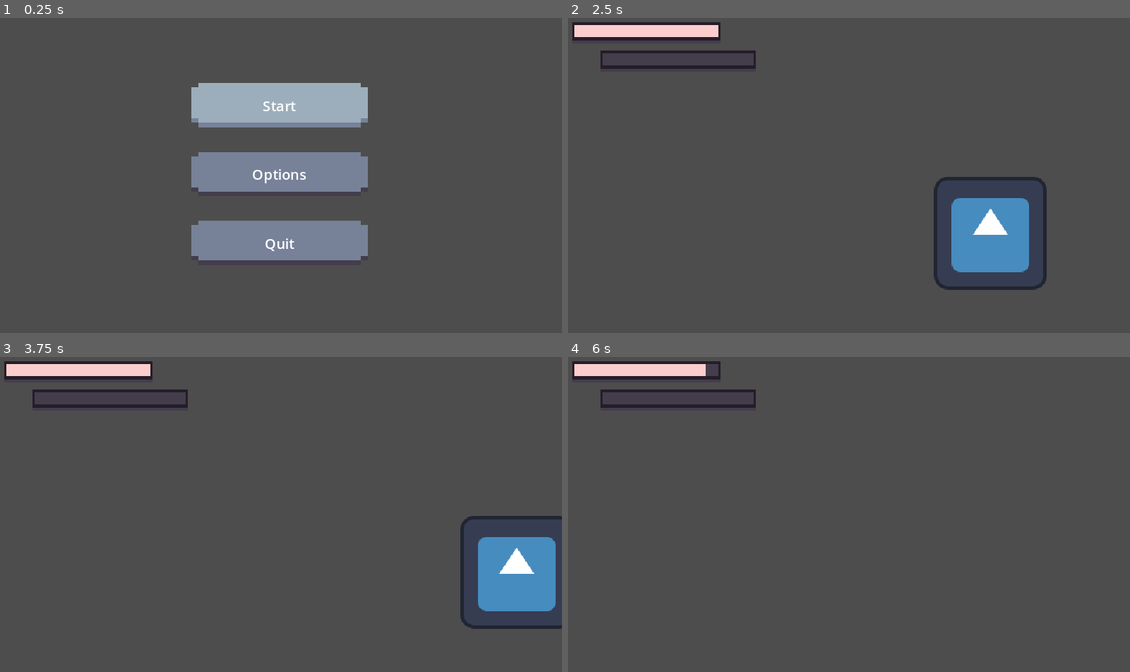
Above: before the commit, frames 1-4 (two rows, left to right).
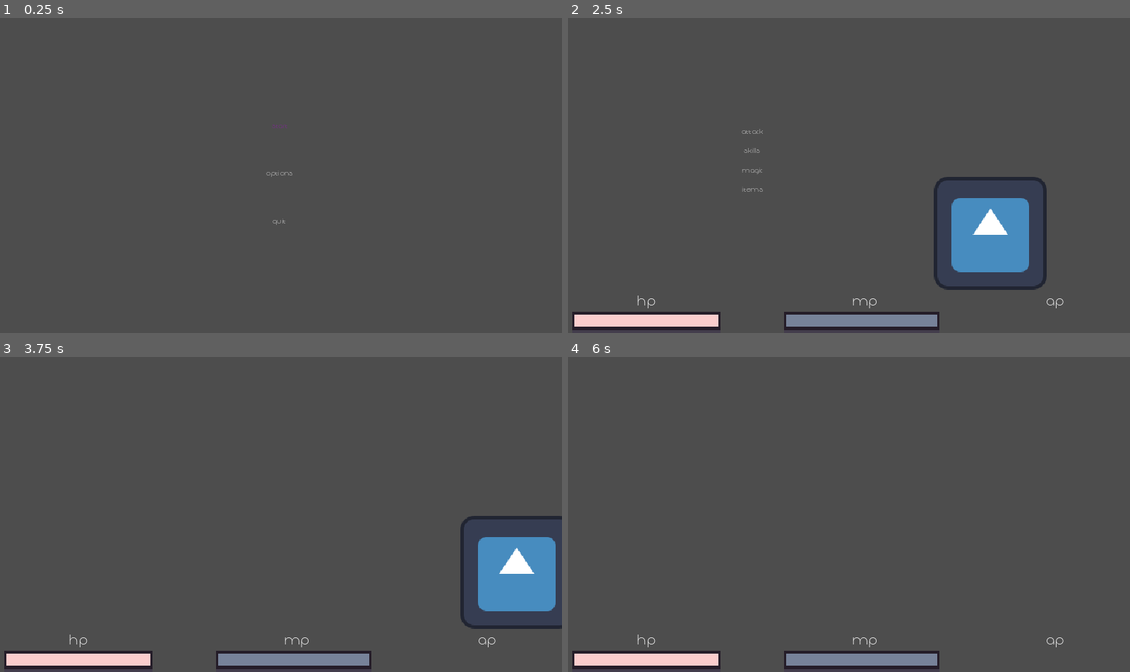
Above: after the commit, the same moments.

Repository: Dagethemage/GameOff2023
Game: Godot game, scene res://GUI/StartScreen.tscn
Two runs of this game, one before a commit and one after it. Both use one fixed random seed, a clock stepped at 60 frames per second and the inputs below. The engine's default icon, where the game draws it, is replaced by a stand-in: a white triangle on a blue panel in a dark square.
Inputs (mouse positions are in pixels of both pictures, inside the frame that each line leads up to):
- Up to frame 1 (0.25 s): no input
- Up to frame 2 (2.5 s): click "Options" at 0.5 s; click "Start" at 1.25 s; tap Enter at 2 s; hold D (right) from 2.03 s (still down)
- Up to frame 3 (3.75 s): release D (right) at 2.75 s; click (185, 470) at 2.75 s, where only the run after the commit has a clickable "Attack"; click (185, 489) at 3.5 s, where only the run after the commit has a clickable "Skills"
- Up to frame 4 (6 s): tap Space at 4.25, 5.75 s; hold Down (ui_down) 4.28-5.03 s; tap Enter at 5 s; hold D (right) 5.03-5.78 s; hold Up (ui_up) from 5.78 s (still down)

The runs differ from the first frame. In frame 1, 12% of the frame differs, in the area x 34-66%, y 20-77%; in frame 2, 5.4%; in frame 3, 5.4%; in frame 4, 5.3%.
Error after the commit: Attempt to call function 'grab_focus' in base 'null instance' on a null instance. (res://GUI/battle_gui.gd:27)

Commit message:
Battle GUI
Started Battle UI elements with controller and mk support

Diff:
--- a/GUI/StartScreen.gd
+++ b/GUI/StartScreen.gd
@@ -1,9 +1,8 @@
 extends CenterContainer
 
-@onready var start = $MarginContainer/VBoxContainer/Start
-@onready var options = $MarginContainer/VBoxContainer/Options
-@onready var quit = $MarginContainer/VBoxContainer/Quit
-
+@onready var start = $VBoxContainer/Start
+@onready var options = $VBoxContainer/Options
+@onready var quit = $VBoxContainer/Quit
 
 
 func _ready() -> void:
--- a/GUI/StartScreen.tscn
+++ b/GUI/StartScreen.tscn
@@ -1,9 +1,7 @@
-[gd_scene load_steps=5 format=3 uid="uid://ct0wa37i2j82m"]
+[gd_scene load_steps=3 format=3 uid="uid://ct0wa37i2j82m"]
 
 [ext_resource type="Script" path="res://GUI/StartScreen.gd" id="1_7u8xr"]
-[ext_resource type="Texture2D" uid="uid://dju68airlm6g0" path="res://GUI/Images/Button.png" id="2_n14qy"]
-[ext_resource type="Texture2D" uid="uid://7xvj8626hqbp" path="res://GUI/Images/Button_pressed.png" id="3_sqnmk"]
-[ext_resource type="Texture2D" uid="uid://dhe4x6syqtro" path="res://GUI/Images/Button_hover.png" id="4_mmh0w"]
+[ext_resource type="Theme" uid="uid://daemuuguf1eqs" path="res://GUI/Themes/ButtonTheme_BattleMenu.tres" id="2_mvr4u"]
 
 [node name="StartScreen" type="CenterContainer"]
 anchors_preset = 15
@@ -13,90 +11,26 @@
 grow_vertical = 2
 script = ExtResource("1_7u8xr")
 
-[node name="MarginContainer" type="MarginContainer" parent="."]
-custom_minimum_size = Vector2(200, 200)
+[node name="VBoxContainer" type="VBoxContainer" parent="."]
 layout_mode = 2
-theme_override_constants/margin_left = 0
 
-[node name="VBoxContainer" type="VBoxContainer" parent="MarginContainer"]
+[node name="Start" type="Button" parent="VBoxContainer"]
+custom_minimum_size = Vector2(100, 50)
 layout_mode = 2
-size_flags_vertical = 4
-theme_override_constants/separation = 28
+focus_neighbor_top = NodePath("../Quit")
+theme = ExtResource("2_mvr4u")
+text = "Start"
 
-[node name="Start" type="TextureButton" parent="MarginContainer/VBoxContainer"]
-custom_minimum_size = Vector2(50, 50)
+[node name="Options" type="Button" parent="VBoxContainer"]
+custom_minimum_size = Vector2(100, 50)
 layout_mode = 2
-texture_normal = ExtResource("2_n14qy")
-texture_pressed = ExtResource("3_sqnmk")
-texture_hover = ExtResource("4_mmh0w")
-texture_focused = ExtResource("4_mmh0w")
-stretch_mode = 0
+theme = ExtResource("2_mvr4u")
+text = "Options"
 
-[node name="Label" type="Label" parent="MarginContainer/VBoxContainer/Start"]
-layout_mode = 1
-anchors_preset = 8
-anchor_left = 0.5
-anchor_top = 0.5
-anchor_right = 0.5
-anchor_bottom = 0.5
-offset_left = -20.0
-offset_top = -11.5
-offset_right = 20.0
-offset_bottom = 11.5
-grow_horizontal = 2
-grow_vertical = 2
-text = "Start"
-horizontal_alignment = 1
-vertical_alignment = 1
-
-[node name="Options" type="TextureButton" parent="MarginContainer/VBoxContainer"]
-custom_minimum_size = Vector2(50, 50)
+[node name="Quit" type="Button" parent="VBoxContainer"]
+custom_minimum_size = Vector2(100, 50)
 layout_mode = 2
-texture_normal = ExtResource("2_n14qy")
-texture_pressed = ExtResource("3_sqnmk")
-texture_hover = ExtResource("4_mmh0w")
-texture_focused = ExtResource("4_mmh0w")
-stretch_mode = 0
-
-[node name="Label" type="Label" parent="MarginContainer/VBoxContainer/Options"]
-layout_mode = 1
-anchors_preset = 8
-anchor_left = 0.5
-anchor_top = 0.5
-anchor_right = 0.5
-anchor_bottom = 0.5
-offset_left = -20.0
-offset_top = -11.5
-offset_right = 20.0
-offset_bottom = 11.5
-grow_horizontal = 2
-grow_vertical = 2
-text = "Options"
-horizontal_alignment = 1
-vertical_alignment = 1
-
-[node name="Quit" type="TextureButton" parent="MarginContainer/VBoxContainer"]
-custom_minimum_size = Vector2(50, 50)
-layout_mode = 2
-texture_normal = ExtResource("2_n14qy")
-texture_pressed = ExtResource("3_sqnmk")
-texture_hover = ExtResource("4_mmh0w")
-texture_focused = ExtResource("4_mmh0w")
-stretch_mode = 0
-
-[node name="Label" type="Label" parent="MarginContainer/VBoxContainer/Quit"]
-layout_mode = 1
-anchors_preset = 8
-anchor_left = 0.5
-anchor_top = 0.5
-anchor_right = 0.5
-anchor_bottom = 0.5
-offset_left = -20.0
-offset_top = -11.5
-offset_right = 20.0
-offset_bottom = 11.5
-grow_horizontal = 2
-grow_vertical = 2
-text = "Quit"
-horizontal_alignment = 1
-vertical_alignment = 1
+focus_neighbor_bottom = NodePath("../Start")
+theme = ExtResource("2_mvr4u")
+text = "Quit
+"
--- /dev/null
+++ b/GUI/Themes/ButtonTheme_BattleMenu.tres
@@ -0,0 +1,41 @@
+[gd_resource type="Theme" load_steps=7 format=3 uid="uid://daemuuguf1eqs"]
+
+[ext_resource type="FontFile" uid="uid://b2np0hpau6njv" path="res://GUI/Fonts/Decomart FF 4F.ttf" id="1_0caut"]
+
+[sub_resource type="StyleBoxFlat" id="StyleBoxFlat_igkc5"]
+
+[sub_resource type="StyleBoxFlat" id="StyleBoxFlat_fgarh"]
+bg_color = Color(0.6, 0.6, 0.6, 0)
+
+[sub_resource type="StyleBoxFlat" id="StyleBoxFlat_r5u5n"]
+bg_color = Color(0.6, 0.6, 0.6, 0)
+
+[sub_resource type="StyleBoxFlat" id="StyleBoxFlat_bt6vf"]
+bg_color = Color(0.6, 0.6, 0.6, 0)
+
+[sub_resource type="StyleBoxFlat" id="StyleBoxFlat_ocqc6"]
+bg_color = Color(0.6, 0.6, 0.6, 0)
+
+[resource]
+Button/colors/font_color = Color(0.875, 0.875, 0.875, 1)
+Button/colors/font_disabled_color = Color(0.875, 0.875, 0.875, 0.5)
+Button/colors/font_focus_color = Color(0.526854, 0.135959, 0.620416, 1)
+Button/colors/font_hover_color = Color(0.52549, 0.137255, 0.619608, 1)
+Button/colors/font_hover_pressed_color = Color(0.526854, 0.135959, 0.620416, 1)
+Button/colors/font_outline_color = Color(1, 1, 1, 1)
+Button/colors/font_pressed_color = Color(0.746953, 0.313916, 0.857888, 1)
+Button/colors/icon_disabled_color = Color(1, 1, 1, 0.4)
+Button/colors/icon_focus_color = Color(1, 1, 1, 1)
+Button/colors/icon_hover_color = Color(1, 1, 1, 1)
+Button/colors/icon_hover_pressed_color = Color(1, 1, 1, 1)
+Button/colors/icon_normal_color = Color(1, 1, 1, 1)
+Button/colors/icon_pressed_color = Color(1, 1, 1, 1)
+Button/constants/h_separation = 2
+Button/constants/outline_size = 0
+Button/font_sizes/font_size = 8
+Button/fonts/font = ExtResource("1_0caut")
+Button/styles/disabled = SubResource("StyleBoxFlat_igkc5")
+Button/styles/focus = SubResource("StyleBoxFlat_fgarh")
+Button/styles/hover = SubResource("StyleBoxFlat_r5u5n")
+Button/styles/normal = SubResource("StyleBoxFlat_bt6vf")
+Button/styles/pressed = SubResource("StyleBoxFlat_ocqc6")
--- /dev/null
+++ b/GUI/Themes/ButtonTheme_Menu.tres
@@ -0,0 +1,41 @@
+[gd_resource type="Theme" load_steps=7 format=3 uid="uid://p3tp8x7cpghf"]
+
+[ext_resource type="FontFile" uid="uid://b2np0hpau6njv" path="res://GUI/Fonts/Decomart FF 4F.ttf" id="1_r6nd3"]
+
+[sub_resource type="StyleBoxFlat" id="StyleBoxFlat_igkc5"]
+
+[sub_resource type="StyleBoxFlat" id="StyleBoxFlat_fgarh"]
+bg_color = Color(0.6, 0.6, 0.6, 0)
+
+[sub_resource type="StyleBoxFlat" id="StyleBoxFlat_r5u5n"]
+bg_color = Color(0.6, 0.6, 0.6, 0)
+
+[sub_resource type="StyleBoxFlat" id="StyleBoxFlat_bt6vf"]
+bg_color = Color(0.6, 0.6, 0.6, 0)
+
+[sub_resource type="StyleBoxFlat" id="StyleBoxFlat_ocqc6"]
+bg_color = Color(0.6, 0.6, 0.6, 0)
+
+[resource]
+Button/colors/font_color = Color(0.875, 0.875, 0.875, 1)
+Button/colors/font_disabled_color = Color(0.875, 0.875, 0.875, 0.5)
+Button/colors/font_focus_color = Color(0.526854, 0.135959, 0.620416, 1)
+Button/colors/font_hover_color = Color(0.52549, 0.137255, 0.619608, 1)
+Button/colors/font_hover_pressed_color = Color(0.526854, 0.135959, 0.620416, 1)
+Button/colors/font_outline_color = Color(1, 1, 1, 1)
+Button/colors/font_pressed_color = Color(0.746953, 0.313916, 0.857888, 1)
+Button/colors/icon_disabled_color = Color(1, 1, 1, 0.4)
+Button/colors/icon_focus_color = Color(1, 1, 1, 1)
+Button/colors/icon_hover_color = Color(1, 1, 1, 1)
+Button/colors/icon_hover_pressed_color = Color(1, 1, 1, 1)
+Button/colors/icon_normal_color = Color(1, 1, 1, 1)
+Button/colors/icon_pressed_color = Color(1, 1, 1, 1)
+Button/constants/h_separation = 2
+Button/constants/outline_size = 0
+Button/font_sizes/font_size = 24
+Button/fonts/font = ExtResource("1_r6nd3")
+Button/styles/disabled = SubResource("StyleBoxFlat_igkc5")
+Button/styles/focus = SubResource("StyleBoxFlat_fgarh")
+Button/styles/hover = SubResource("StyleBoxFlat_r5u5n")
+Button/styles/normal = SubResource("StyleBoxFlat_bt6vf")
+Button/styles/pressed = SubResource("StyleBoxFlat_ocqc6")
--- /dev/null
+++ b/GUI/Themes/LabelTheme_Menu.tres
@@ -0,0 +1,6 @@
+[gd_resource type="Theme" load_steps=2 format=3 uid="uid://c7vd0gvkjsgvn"]
+
+[ext_resource type="FontFile" uid="uid://cdkb4n613auho" path="res://GUI/Fonts/Decomart FF 4F.otf" id="1_ci85n"]
+
+[resource]
+Label/fonts/font = ExtResource("1_ci85n")
--- /dev/null
+++ b/GUI/battle_gui.gd
@@ -0,0 +1,45 @@
+extends Control
+
+@onready var attack = $BattleMenu/Attack
+@onready var skills = $BattleMenu/Skills
+@onready var magic = $BattleMenu/Magic
+@onready var items = $BattleMenu/Items
+
+@onready var battle_menu = $BattleMenu
+@onready var skill_menu = $SkillMenu
+@onready var magic_menu = $MagicMenu
+@onready var items_menu = $ItemsMenu
+
+
+func _ready() -> void:
+	attack.grab_focus()
+	attack.pressed.connect(attack_button_pressed)
+	skills.pressed.connect(skills_button_pressed)
+	magic.pressed.connect(magic_button_pressed)
+	items.pressed.connect(items_button_pressed)
+
+func attack_button_pressed():
+	pass
+
+func skills_button_pressed():
+	battle_menu.hide()
+	skill_menu.show()
+	skill_menu.get_child(0).grab_focus()
+
+func magic_button_pressed():
+	battle_menu.hide()
+	magic_menu.show()
+	magic_menu.get_child(0).grab_focus()
+
+func items_button_pressed():
+	battle_menu.hide()
+	items_menu.show()
+	items_menu.get_child(0).grab_focus()
+
+func _unhandled_input(event):
+	if Input.is_action_just_pressed("Back"):
+		battle_menu.show()
+		attack.grab_focus()
+		skill_menu.hide()
+		magic_menu.hide()
+		items_menu.hide()
--- /dev/null
+++ b/GUI/battle_gui.tscn
@@ -0,0 +1,62 @@
+[gd_scene load_steps=3 format=3 uid="uid://dag6sy5os3vgu"]
+
+[ext_resource type="Script" path="res://GUI/battle_gui.gd" id="1_14ncc"]
+[ext_resource type="Theme" uid="uid://daemuuguf1eqs" path="res://GUI/Themes/ButtonTheme_BattleMenu.tres" id="1_bcw7p"]
+
+[node name="BattleGUI" type="Control"]
+layout_mode = 3
+anchors_preset = 0
+script = ExtResource("1_14ncc")
+
+[node name="BattleMenu" type="VBoxContainer" parent="."]
+layout_mode = 1
+offset_right = 40.0
+offset_bottom = 71.0
+focus_neighbor_right = NodePath("../SkillMenu")
+theme_override_constants/separation = 13
+
+[node name="Attack" type="Button" parent="BattleMenu"]
+layout_mode = 2
+focus_neighbor_top = NodePath("../Items")
+theme = ExtResource("1_bcw7p")
+text = "Attack"
+
+[node name="Skills" type="Button" parent="BattleMenu"]
+layout_mode = 2
+theme = ExtResource("1_bcw7p")
+text = "Skills"
+
+[node name="Magic" type="Button" parent="BattleMenu"]
+layout_mode = 2
+theme = ExtResource("1_bcw7p")
+text = "Magic"
+
+[node name="Items" type="Button" parent="BattleMenu"]
+layout_mode = 2
+focus_neighbor_bottom = NodePath("../Attack")
+theme = ExtResource("1_bcw7p")
+text = "Items"
+
+[node name="SkillMenu" type="VBoxContainer" parent="."]
+visible = false
+layout_mode = 0
+offset_left = 56.0
+offset_top = 16.0
+offset_right = 96.0
+offset_bottom = 56.0
+
+[node name="MagicMenu" type="VBoxContainer" parent="."]
+visible = false
+layout_mode = 0
+offset_left = 56.0
+offset_top = 40.0
+offset_right = 96.0
+offset_bottom = 84.0
+
+[node name="ItemsMenu" type="VBoxContainer" parent="."]
+visible = false
+layout_mode = 0
+offset_left = 56.0
+offset_top = 64.0
+offset_right = 96.0
+offset_bottom = 108.0
--- a/GUI/gui.gd
+++ b/GUI/gui.gd
@@ -1,27 +1,22 @@
 extends Control
 
 @onready var health_bar = $HealthBar
+@onready var mana_bar = $ManaBar
 
 @onready var stats = preload("res://Resource/PlayerStats.tres")
 
 func _ready() -> void:
 	stats.health_changed.connect(health_changed)
-#	stats.mp_changed.connect(mp_changed)
+	stats.mp_changed.connect(mp_changed)
 #	stats.ap_changed.connect(ap_changed)
 	print(stats.health)
-
-func _unhandled_input(event):
-	if Input.is_action_pressed("ui_down"):
-		stats.health -= 10
-		print(stats.health)
-	if Input.is_action_pressed("ui_up"):
-		stats.health += 10
+	print(stats.mp)
 
 func health_changed(value):
 	health_bar.value = stats.health
 
-#func mp_changed(value):
-#	pass
+func mp_changed(value):
+	mana_bar.value = stats.mp
 #
 #func ap_changed(value):
 #	pass
--- a/GUI/gui.tscn
+++ b/GUI/gui.tscn
@@ -1,10 +1,12 @@
-[gd_scene load_steps=6 format=3 uid="uid://bsj0iwhew8d0p"]
+[gd_scene load_steps=8 format=3 uid="uid://qeyk1hye3q8y"]
 
 [ext_resource type="Texture2D" uid="uid://c0ws7orrttowm" path="res://GUI/Images/HealthBar Background.png" id="1_kthr5"]
 [ext_resource type="Script" path="res://GUI/gui.gd" id="1_o5dg7"]
 [ext_resource type="Texture2D" uid="uid://d0x51sovxntid" path="res://GUI/Images/HealthBar Foreground.png" id="2_rpuxn"]
 [ext_resource type="Texture2D" uid="uid://cccvm46luyq5e" path="res://GUI/Images/FlameBar Fill.png" id="3_1pf12"]
 [ext_resource type="Texture2D" uid="uid://c6i61mse0mds8" path="res://GUI/Images/HealthBarFill.png" id="4_6kk85"]
+[ext_resource type="Theme" uid="uid://c7vd0gvkjsgvn" path="res://GUI/Themes/LabelTheme_Menu.tres" id="6_sscue"]
+[ext_resource type="PackedScene" uid="uid://dag6sy5os3vgu" path="res://GUI/battle_gui.tscn" id="7_pwbbo"]
 
 [node name="GUI" type="CanvasLayer"]
 
@@ -14,24 +16,70 @@
 offset_right = 40.0
 offset_bottom = 40.0
 script = ExtResource("1_o5dg7")
+metadata/_edit_lock_ = true
 
 [node name="HealthBar" type="TextureProgressBar" parent="Control"]
+layout_mode = 0
 offset_left = 8.0
-offset_top = 8.0
+offset_top = 336.0
 offset_right = 176.0
-offset_bottom = 32.0
+offset_bottom = 360.0
 value = 100.0
 nine_patch_stretch = true
 texture_under = ExtResource("1_kthr5")
 texture_over = ExtResource("2_rpuxn")
 texture_progress = ExtResource("3_1pf12")
+metadata/_edit_lock_ = true
+
+[node name="HPLabel" type="Label" parent="Control/HealthBar"]
+layout_mode = 0
+offset_left = 64.0
+offset_top = -24.0
+offset_right = 104.0
+offset_bottom = 2.0
+theme = ExtResource("6_sscue")
+text = "HP"
+horizontal_alignment = 1
+vertical_alignment = 1
 
 [node name="ManaBar" type="TextureProgressBar" parent="Control"]
-offset_left = 40.0
-offset_top = 40.0
-offset_right = 216.0
-offset_bottom = 64.0
+layout_mode = 0
+offset_left = 248.0
+offset_top = 336.0
+offset_right = 424.0
+offset_bottom = 360.0
+value = 100.0
 nine_patch_stretch = true
 texture_under = ExtResource("1_kthr5")
 texture_over = ExtResource("2_rpuxn")
 texture_progress = ExtResource("4_6kk85")
+metadata/_edit_lock_ = true
+
+[node name="MPLabel" type="Label" parent="Control/ManaBar"]
+layout_mode = 0
+offset_left = 72.0
+offset_top = -24.0
+offset_right = 112.0
+offset_bottom = 2.0
+theme = ExtResource("6_sscue")
+text = "MP"
+horizontal_alignment = 1
+vertical_alignment = 1
+
+[node name="APLabel" type="Label" parent="Control"]
+layout_mode = 0
+offset_left = 536.0
+offset_top = 312.0
+offset_right = 576.0
+offset_bottom = 338.0
+theme = ExtResource("6_sscue")
+text = "AP"
+horizontal_alignment = 1
+vertical_alignment = 1
+metadata/_edit_lock_ = true
+
+[node name="BattleGUI" parent="." instance=ExtResource("7_pwbbo")]
+offset_left = 192.0
+offset_top = 128.0
+offset_right = 192.0
+offset_bottom = 128.0
--- a/project.godot
+++ b/project.godot
@@ -71,6 +71,12 @@
 , Object(InputEventJoypadButton,"resource_local_to_scene":false,"resource_name":"","device":-1,"button_index":3,"pressure":0.0,"pressed":true,"script":null)
 ]
 }
+Back={
+"deadzone": 0.5,
+"events": [Object(InputEventKey,"resource_local_to_scene":false,"resource_name":"","device":-1,"window_id":0,"alt_pressed":false,"shift_pressed":false,"ctrl_pressed":false,"meta_pressed":false,"pressed":false,"keycode":0,"physical_keycode":4194305,"key_label":0,"unicode":0,"echo":false,"script":null)
+, Object(InputEventJoypadButton,"resource_local_to_scene":false,"resource_name":"","device":-1,"button_index":1,"pressure":0.0,"pressed":true,"script":null)
+]
+}
 
 [layer_names]
 
Binary file added: GUI/Fonts/Decomart FF 4F.otf
Not shown, added: GUI/Fonts/Decomart FF 4F.otf.import
Binary file added: GUI/Fonts/Decomart FF 4F.ttf
Not shown, added: GUI/Fonts/Decomart FF 4F.ttf.import
Not shown: 1 places in Levels/World.tscn that only renumber resources
